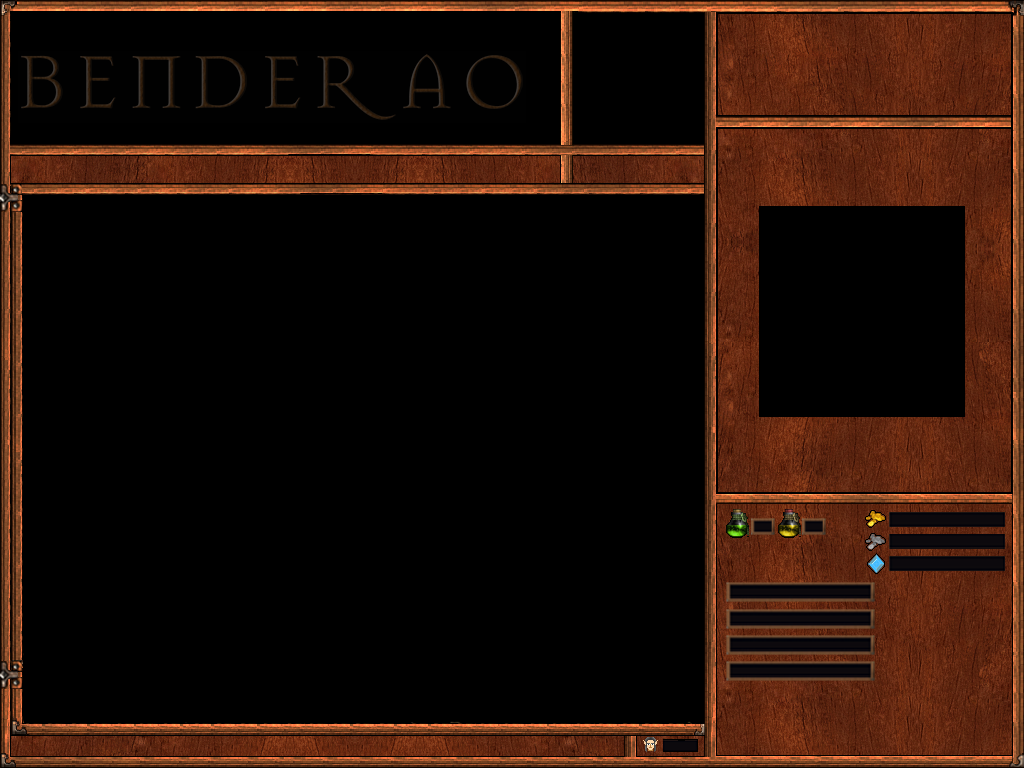
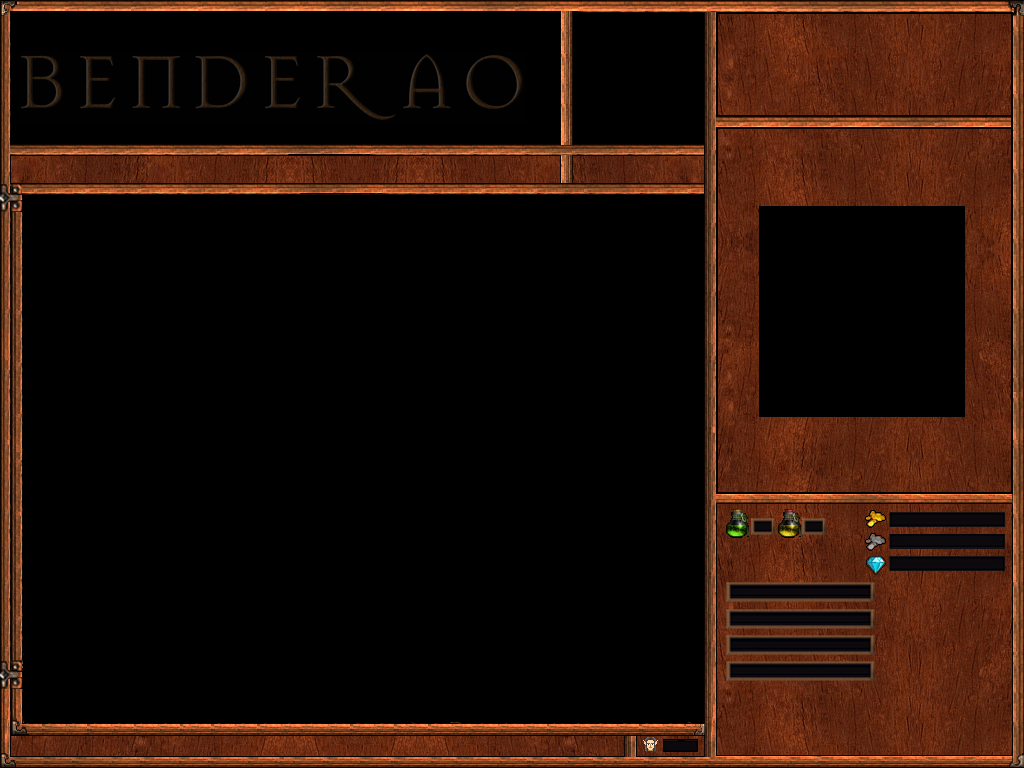
Layer changes from the first 1024 × 768 image to the second:
renamed "Capa 1" to "Diamante", painted on it over [866, 556, 886, 575]
removed layer "Diamantes" from group "Cuadros Mana vida, etc" over [867, 553, 885, 574]
